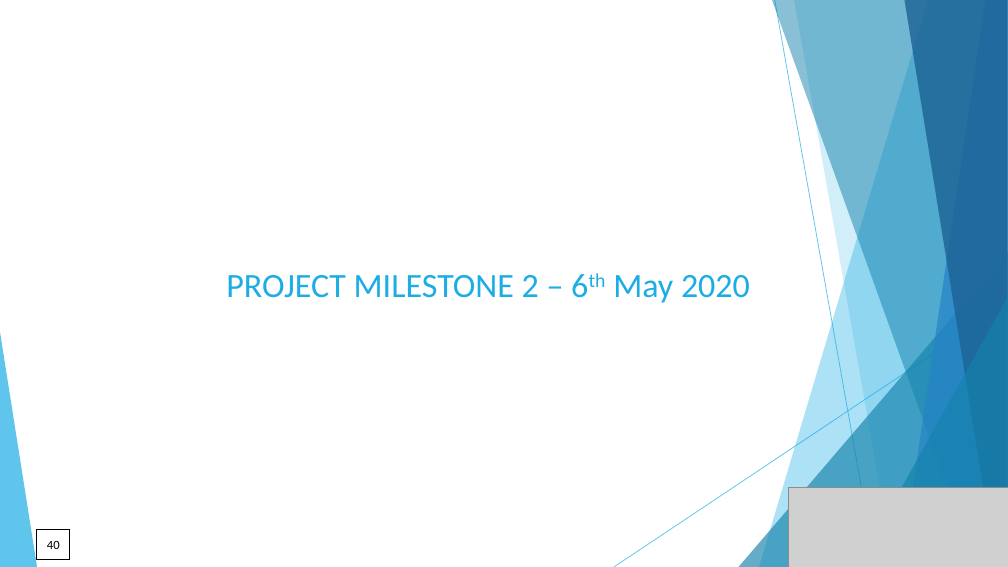
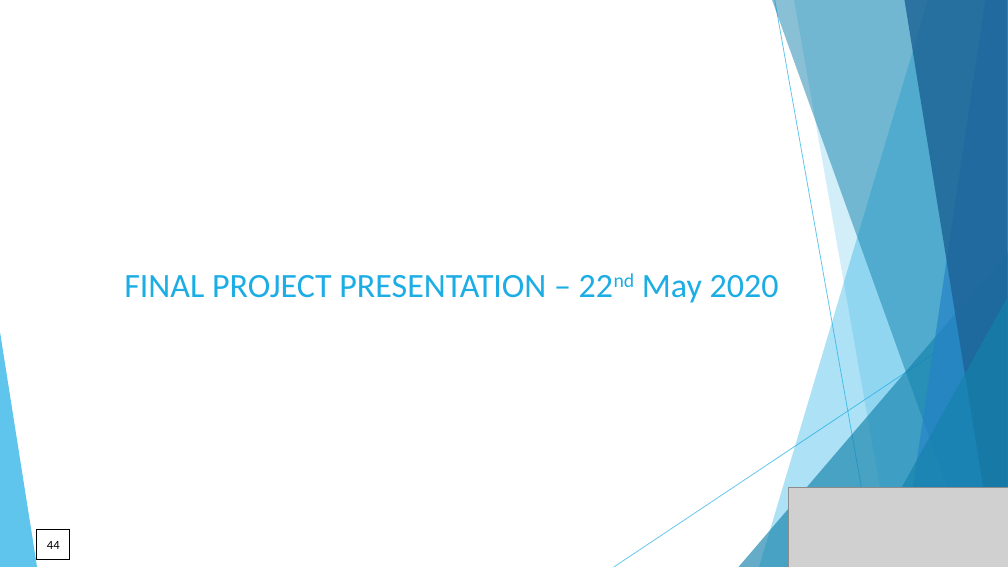
Before and after one commit to DataKnightsAI/Text-Classification-for-News-Summaries, a slide deck: slide 44 of presentation/CSML-1010-Group 20-project final presentation.pptx (slide 40 before the commit). Drawn at 1008x567 pixels with LibreOffice and Linux fonts; fonts in the diff are those of the drawing; grey boxes stand for pictures. Boxes give left, top, right and bottom in pixels: in the first picture for what was removed or moved away, otherwise in the second. Text is boxed around its words. In the diff, an @@ line names an element or a change of style, - is before the commit and + after.

```diff
--- a/presentation/CSML-1010-Group 20-project final presentation.pptx
+++ b/presentation/CSML-1010-Group 20-project final presentation.pptx
@@ title at (x1=124, y1=275, x2=779, y2=303): text changed @@
-PROJECT MILESTONE 2 – 6th May 2020
+FINAL PROJECT PRESENTATION – 22nd May 2020
@@ page number at (x1=47, y1=541, x2=60, y2=549): text changed @@
-40
+44
```
Also in this commit, not shown: 10 other slides changed, 1 other file.
